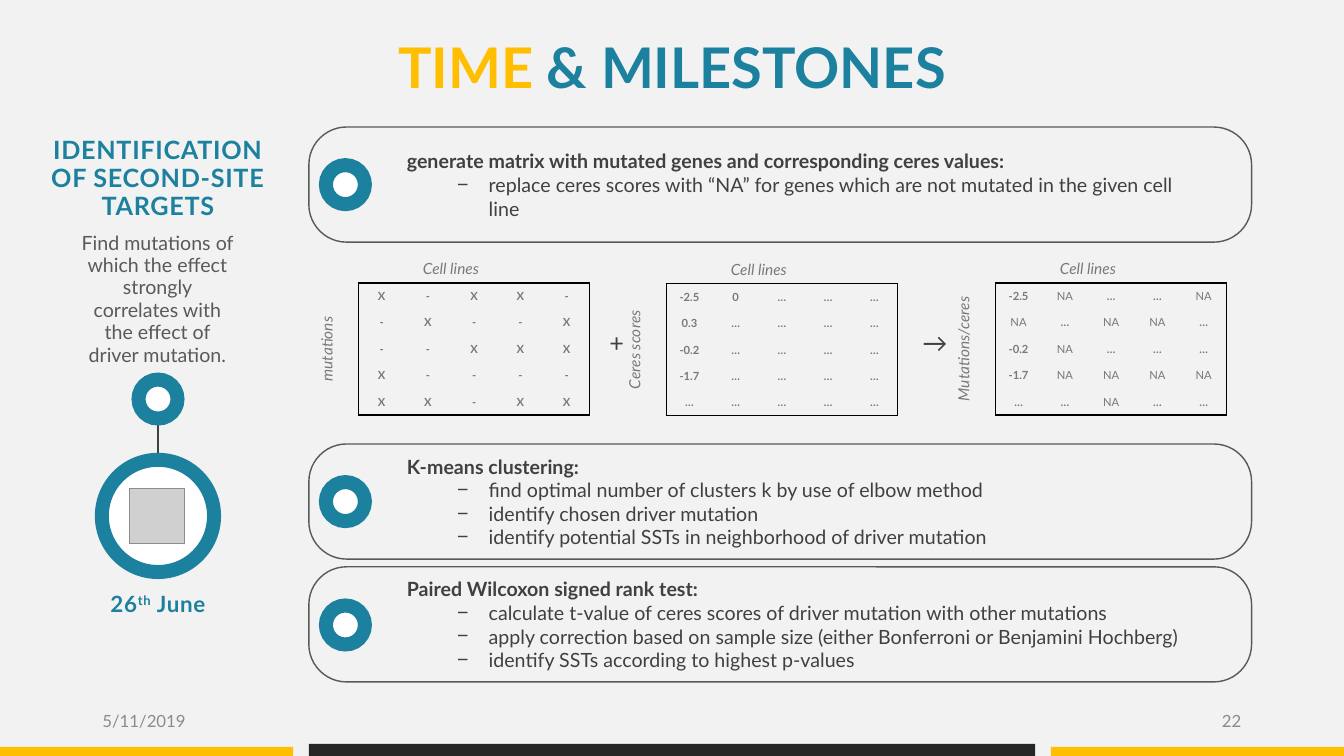
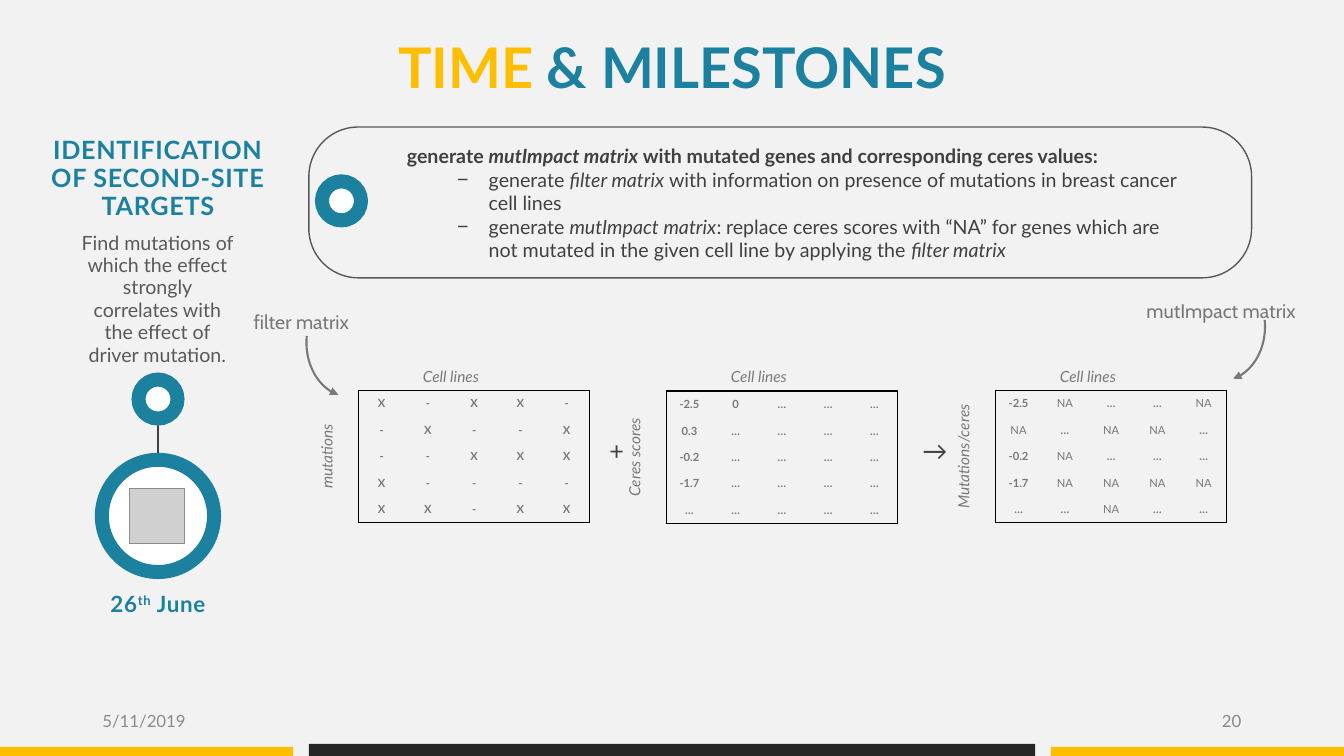
Before and after one commit to datascience-mobi/group-04-project-1-4, a slide deck: slide 20 of Project proposal_presentation_V1.pptx (slide 22 before the commit). Drawn at 1344x756 pixels with LibreOffice and Linux fonts; fonts in the diff are those of the drawing; grey boxes stand for pictures. Boxes give left, top, right and bottom in pixels: in the first picture for what was removed or moved away, otherwise in the second. Text is boxed around its words. In the diff, an @@ line names an element or a change of style, - is before the commit and + after.

```diff
--- a/Project proposal_presentation_V1.pptx
+++ b/Project proposal_presentation_V1.pptx
@@ rounded rectangle: place and size @@
-rounded rectangle at bbox=[309, 127, 1251, 242]
+rounded rectangle at bbox=[309, 127, 1251, 278]
@@ text at bbox=[407, 148, 1177, 261]: text changed @@
-generate matrix with mutated genes and corresponding ceres values:
-  − replace ceres scores with “NA” for genes which are not mutated in the given cell line
+generate mutImpact matrix with mutated genes and corresponding ceres values:
+  − generate filter matrix with information on presence of mutations in breast cancer cell lines
+  − generate mutImpact matrix: replace ceres scores with “NA” for genes which are not mutated in the given cell line by applying the filter matrix
@@ ellipse: place and size @@
-ellipse at bbox=[326, 165, 365, 205]
+ellipse at bbox=[322, 181, 361, 221]
@@ arc (boxed as its full ellipse) added at bbox=[306, 289, 393, 397], outline #797979 1.5 pt @@
@@ arc (boxed as its full ellipse) added at bbox=[1178, 273, 1265, 381], outline #797979 1.5 pt @@
@@ text added at bbox=[254, 314, 349, 329], 14 pt, text #797979 @@
+filter matrix
@@ text added at bbox=[1146, 304, 1296, 324], 14 pt, text #797979 @@
+mutImpact matrix
@@ rounded rectangle removed at bbox=[309, 445, 1251, 560] @@
@@ 3 tables, 2 texts: place and size @@
-3 tables, 2 texts at bbox=[313, 254, 1228, 416]
+3 tables, 2 texts at bbox=[313, 362, 1228, 524]
@@ text removed at bbox=[407, 459, 987, 548] @@
-K-means clustering:
-  − find optimal number of clusters k by use of elbow method
-  − identify chosen driver mutation
-  − identify potential SSTs in neighborhood of driver mutation
@@ ellipse removed at bbox=[326, 482, 365, 521] @@
@@ rounded rectangle removed at bbox=[309, 567, 1251, 682] @@
@@ text removed at bbox=[407, 581, 1178, 671] @@
-Paired Wilcoxon signed rank test:
-  − calculate t-value of ceres scores of driver mutation with other mutations
-  − apply correction based on sample size (either Bonferroni or Benjamini Hochberg)
-  − identify SSTs according to highest p-values
@@ ellipse removed at bbox=[326, 606, 365, 645] @@
@@ page number at bbox=[1222, 715, 1241, 727]: text changed @@
-22
+20
```
Also in this commit, not shown: 5 other slides changed, 3 slides added, 2 slides removed.
